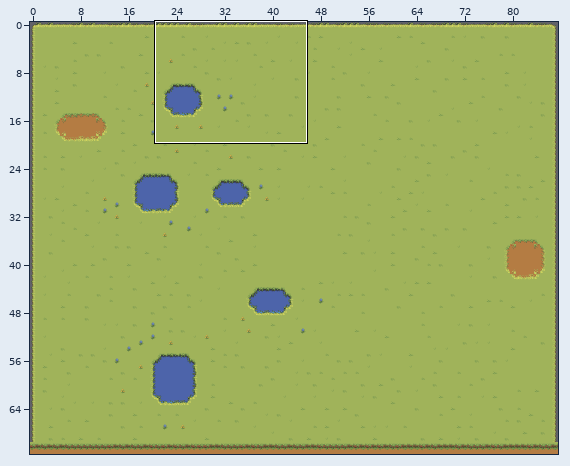
Tiled map (JSON) -- src/assets/tilemaps/generated/1-8.tmj. The picture above shows the old version from afar; the outline marks the close-up.
Close-up. Before:
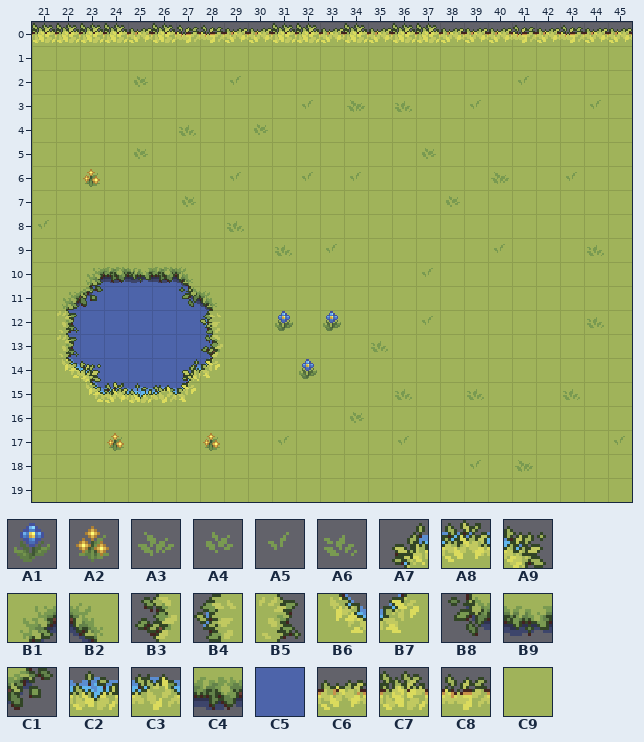
Cells are 16x16 px. Shown: x 21..45, y 0..19. The commit also changed other parts of the map, which this record leaves out.
Key: from "Details": A1 120, A2 128, A3 156, A4 157, A5 160, A6 161; from "Water_coasts": A7 41, A8 42, A9 43, B1 44, B2 45, B3 79, B4 80, B5 82, B6 83, B7 84, B8 119, B9 120, C1 121, C2 158, C3 159, C4 198; from "Water_detilazation": C5 0; from "ground_grasss": C6 25, C7 27, C8 28, C9 55.
__ is an empty cell.
Layers that did not change in this view are not listed.
Layer "Base" before, first column x 21:
 0 C7 C7 C7 C7 C6 C7 C8 C8 C6 C6 C7 C7 C6 C7 C6 C7 C7 C6 C6 C6 C8 C6 C8 C6 C6
 1 C9 C9 C9 C9 C9 C9 C9 C9 C9 C9 C9 C9 C9 C9 C9 C9 C9 C9 C9 C9 C9 C9 C9 C9 C9
 2 C9 C9 C9 C9 C9 C9 C9 C9 C9 C9 C9 C9 C9 C9 C9 C9 C9 C9 C9 C9 C9 C9 C9 C9 C9
 3 C9 C9 C9 C9 C9 C9 C9 C9 C9 C9 C9 C9 C9 C9 C9 C9 C9 C9 C9 C9 C9 C9 C9 C9 C9
 4 C9 C9 C9 C9 C9 C9 C9 C9 C9 C9 C9 C9 C9 C9 C9 C9 C9 C9 C9 C9 C9 C9 C9 C9 C9
 5 C9 C9 C9 C9 C9 C9 C9 C9 C9 C9 C9 C9 C9 C9 C9 C9 C9 C9 C9 C9 C9 C9 C9 C9 C9
 6 C9 C9 C9 C9 C9 C9 C9 C9 C9 C9 C9 C9 C9 C9 C9 C9 C9 C9 C9 C9 C9 C9 C9 C9 C9
 7 C9 C9 C9 C9 C9 C9 C9 C9 C9 C9 C9 C9 C9 C9 C9 C9 C9 C9 C9 C9 C9 C9 C9 C9 C9
 8 C9 C9 C9 C9 C9 C9 C9 C9 C9 C9 C9 C9 C9 C9 C9 C9 C9 C9 C9 C9 C9 C9 C9 C9 C9
 9 C9 C9 C9 C9 C9 C9 C9 C9 C9 C9 C9 C9 C9 C9 C9 C9 C9 C9 C9 C9 C9 C9 C9 C9 C9
10 C9 C9 C5 C5 C5 C5 C5 C9 C9 C9 C9 C9 C9 C9 C9 C9 C9 C9 C9 C9 C9 C9 C9 C9 C9
11 C9 C5 C5 C5 C5 C5 C5 C5 C9 C9 C9 C9 C9 C9 C9 C9 C9 C9 C9 C9 C9 C9 C9 C9 C9
12 C9 C5 C5 C5 C5 C5 C5 C5 C9 C9 C9 C9 C9 C9 C9 C9 C9 C9 C9 C9 C9 C9 C9 C9 C9
13 C9 C5 C5 C5 C5 C5 C5 C5 C9 C9 C9 C9 C9 C9 C9 C9 C9 C9 C9 C9 C9 C9 C9 C9 C9
14 C9 C5 C5 C5 C5 C5 C5 C5 C9 C9 C9 C9 C9 C9 C9 C9 C9 C9 C9 C9 C9 C9 C9 C9 C9
15 C9 C9 C5 C5 C5 C5 C5 C9 C9 C9 C9 C9 C9 C9 C9 C9 C9 C9 C9 C9 C9 C9 C9 C9 C9
16 C9 C9 C9 C9 C9 C9 C9 C9 C9 C9 C9 C9 C9 C9 C9 C9 C9 C9 C9 C9 C9 C9 C9 C9 C9
17 C9 C9 C9 C9 C9 C9 C9 C9 C9 C9 C9 C9 C9 C9 C9 C9 C9 C9 C9 C9 C9 C9 C9 C9 C9
18 C9 C9 C9 C9 C9 C9 C9 C9 C9 C9 C9 C9 C9 C9 C9 C9 C9 C9 C9 C9 C9 C9 C9 C9 C9
19 C9 C9 C9 C9 C9 C9 C9 C9 C9 C9 C9 C9 C9 C9 C9 C9 C9 C9 C9 C9 C9 C9 C9 C9 C9
Layer "Agua" before, first column x 21:
 0 __ __ __ __ __ __ __ __ __ __ __ __ __ __ __ __ __ __ __ __ __ __ __ __ __
 1 __ __ __ __ __ __ __ __ __ __ __ __ __ __ __ __ __ __ __ __ __ __ __ __ __
 2 __ __ __ __ A4 __ __ __ A5 __ __ __ __ __ __ __ __ __ __ __ A5 __ __ __ __
 3 __ __ __ __ __ __ __ __ __ __ __ A5 __ A3 __ A6 __ __ A5 __ __ __ __ A5 __
 4 __ __ __ __ __ __ A6 __ __ A4 __ __ __ __ __ __ __ __ __ __ __ __ __ __ __
 5 __ __ __ __ A4 __ __ __ __ __ __ __ __ __ __ __ A4 __ __ __ __ __ __ __ __
 6 __ __ A2 __ __ __ __ __ A5 __ __ A5 __ A5 __ __ __ __ __ A3 __ __ A5 __ __
 7 __ __ __ __ __ __ A4 __ __ __ __ __ __ __ __ __ __ A4 __ __ __ __ __ __ __
 8 A5 __ __ __ __ __ __ __ A6 __ __ __ __ __ __ __ __ __ __ __ __ __ __ __ __
 9 __ __ __ __ __ __ __ __ __ __ A6 __ A5 __ __ __ __ __ __ A5 __ __ __ A6 __
10 __ __ B1 C4 B9 C4 B2 __ __ __ __ __ __ __ __ __ A5 __ __ __ __ __ __ __ __
11 __ B1 C1 __ __ __ B8 B2 __ __ __ __ __ __ __ __ __ __ __ __ __ __ __ __ __
12 __ B5 __ __ __ __ __ B4 __ __ A1 __ A1 __ __ __ A5 __ __ __ __ __ __ A6 __
13 __ B5 __ __ __ __ __ B3 __ __ __ __ __ __ A6 __ __ __ __ __ __ __ __ __ __
14 __ B6 A9 __ __ __ A7 B7 __ __ __ A1 __ __ __ __ __ __ __ __ __ __ __ __ __
15 __ __ B6 A8 C2 C3 B7 __ __ __ __ __ __ __ __ A6 __ __ A6 __ __ __ A6 __ __
16 __ __ __ __ __ __ __ __ __ __ __ __ __ A4 __ __ __ __ __ __ __ __ __ __ __
17 __ __ __ A2 __ __ __ A2 __ __ A5 __ __ __ __ A5 __ __ __ __ __ __ __ __ A5
18 __ __ __ __ __ __ __ __ __ __ __ __ __ __ __ __ __ __ A5 __ A3 __ __ __ __
19 __ __ __ __ __ __ __ __ __ __ __ __ __ __ __ __ __ __ __ __ __ __ __ __ __
And afterwards:
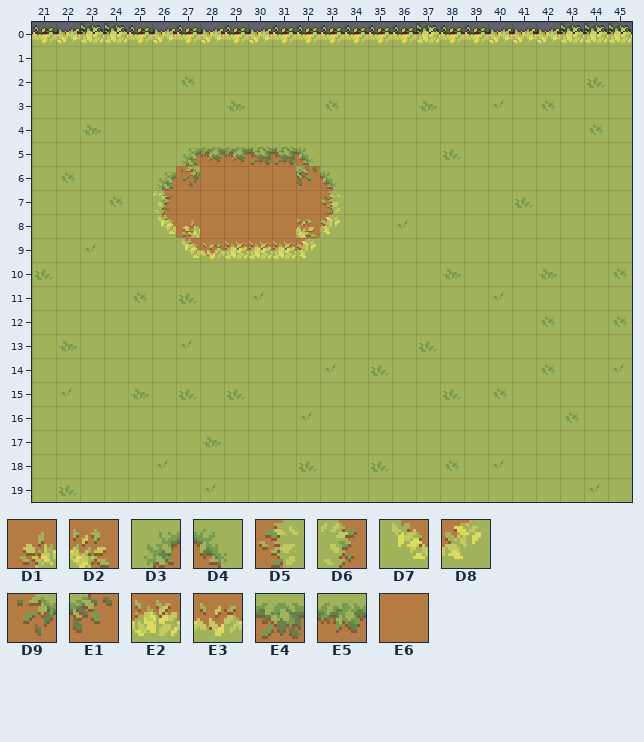
Further tiles: from "ground_grasss": D1 1, D2 3, D3 4, D4 5, D5 54, D6 56, D7 57, D8 58, D9 107, E1 109, E2 160, E3 161, E4 213, E5 214, E6 433.
Change:
Changed rows in their new state; .. is an unchanged cell.
Layer "Base":
first column x 21:
 0 C8 C6 .. .. C8 C6 .. C6 C8 .. C8 C8 C8 C8 C8 C8 .. C8 C8 .. C6 .. C7 C7 C7
first column x 22:
 5 .. .. .. .. .. D3 E5 E5 E4 E4 D4 ..
 6 .. .. .. .. D3 D9 E6 E6 E6 E6 E1 D4
 7 .. .. .. .. D6 E6 E6 E6 E6 E6 E6 D5
 8 .. .. .. .. D7 D1 E6 E6 E6 E6 D2 D8
 9 .. .. .. .. .. D7 E3 E2 E2 E2 D8 ..
10 .. C9 C9 C9 C9 C9 .. .. .. .. .. ..
11 C9 C9 C9 C9 C9 C9 C9 .. .. .. .. ..
12 C9 C9 C9 C9 C9 C9 C9 .. .. .. .. ..
13 C9 C9 C9 C9 C9 C9 C9 .. .. .. .. ..
14 C9 C9 C9 C9 C9 C9 C9 .. .. .. .. ..
15 .. C9 C9 C9 C9 C9 .. .. .. .. .. ..
Layer "Agua":
first column x 21:
 2 .. .. .. .. __ .. A4 .. __ .. .. .. .. .. .. .. .. .. .. .. __ .. .. A6 ..
 3 .. .. .. .. .. .. .. .. A3 .. .. __ A4 __ .. __ A3 .. __ A5 .. A4 .. __ ..
 4 .. .. A3 .. .. .. __ .. .. __ .. .. .. .. .. .. .. .. .. .. .. .. .. A4 ..
 5 .. .. .. .. __ .. .. .. .. .. .. .. .. .. .. .. __ A6 .. .. .. .. .. .. ..
 6 .. A4 __ .. .. .. .. .. __ .. .. __ .. __ .. .. .. .. .. __ .. .. __ .. ..
 7 .. .. .. A4 .. .. __ .. .. .. .. .. .. .. .. .. .. __ .. .. A6 .. .. .. ..
 8 __ .. .. .. .. .. .. .. __ .. .. .. .. .. .. A5 .. .. .. .. .. .. .. .. ..
 9 .. .. A5 .. .. .. .. .. .. .. __ .. __ .. .. .. .. .. .. __ .. .. .. __ ..
10 A6 .. __ __ __ __ __ .. .. .. .. .. .. .. .. .. __ A3 .. .. .. A3 .. .. A4
11 .. __ __ .. A4 .. A6 __ .. A5 .. .. .. .. .. .. .. .. .. A5 .. .. .. .. ..
12 .. __ .. .. .. .. .. __ .. .. __ .. __ .. .. .. __ .. .. .. .. A4 .. __ A4
13 .. A3 .. .. .. .. A5 __ .. .. .. .. .. .. __ .. A6 .. .. .. .. .. .. .. ..
14 .. __ __ .. .. .. __ __ .. .. .. __ A5 .. A6 .. .. .. .. .. .. A4 .. .. A5
15 .. A5 __ __ A3 __ A6 .. A6 .. .. .. .. .. .. __ .. A6 __ A4 .. .. __ .. ..
16 .. .. .. .. .. .. .. .. .. .. .. A5 .. __ .. .. .. .. .. .. .. .. A4 .. ..
17 .. .. .. __ .. .. .. A3 .. .. __ .. .. .. .. __ .. .. .. .. .. .. .. .. __
18 .. .. .. .. .. A5 .. .. .. .. .. A6 .. .. A6 .. .. A4 __ A5 __ .. .. .. ..
19 .. A6 .. .. .. .. .. A5 .. .. .. .. .. .. .. .. .. .. .. .. .. .. .. A5 ..
